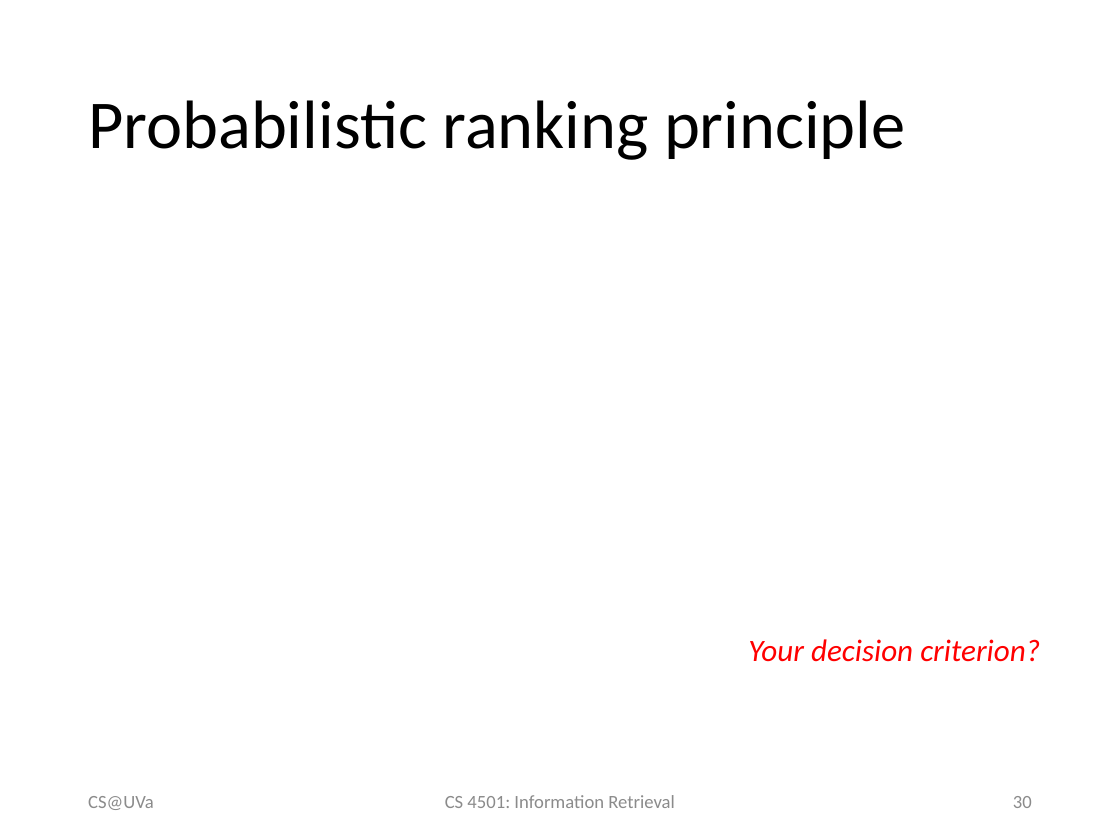
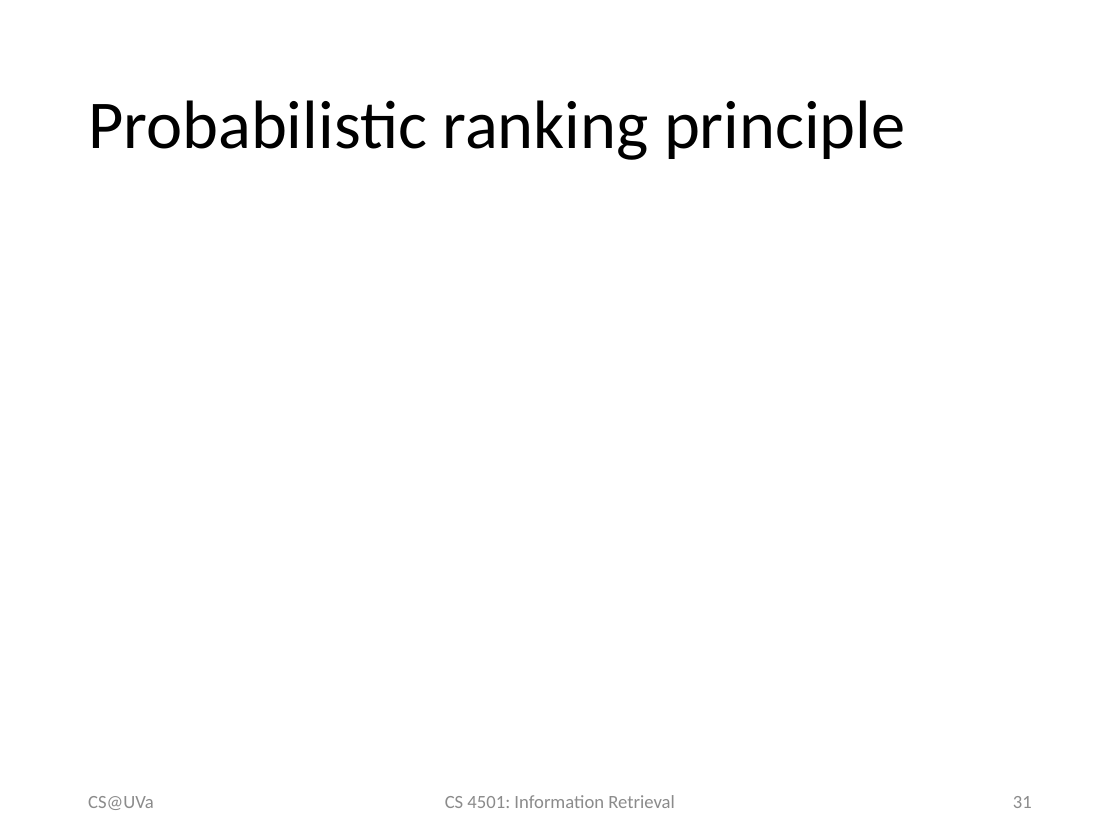
Before and after one commit to wang296/IR2015, a slide deck: slide 31 of docs/Midterm Review.pptx (slide 30 before the commit). Drawn at 1120x840 pixels with LibreOffice and Linux fonts; fonts in the diff are those of the drawing; grey boxes stand for pictures. Boxes give left, top, right and bottom in pixels: in the first picture for what was removed or moved away, otherwise in the second. Text is boxed around its words. In the diff, an @@ line names an element or a change of style, - is before the commit and + after.

```diff
--- a/docs/Midterm Review.pptx
+++ b/docs/Midterm Review.pptx
@@ text removed at box(748, 639, 1040, 662) @@
-Your decision criterion?
@@ page number at box(1013, 796, 1032, 808): text changed @@
-30
+31
```
Also in this commit, not shown: 3 other slides changed, 1 other file.
